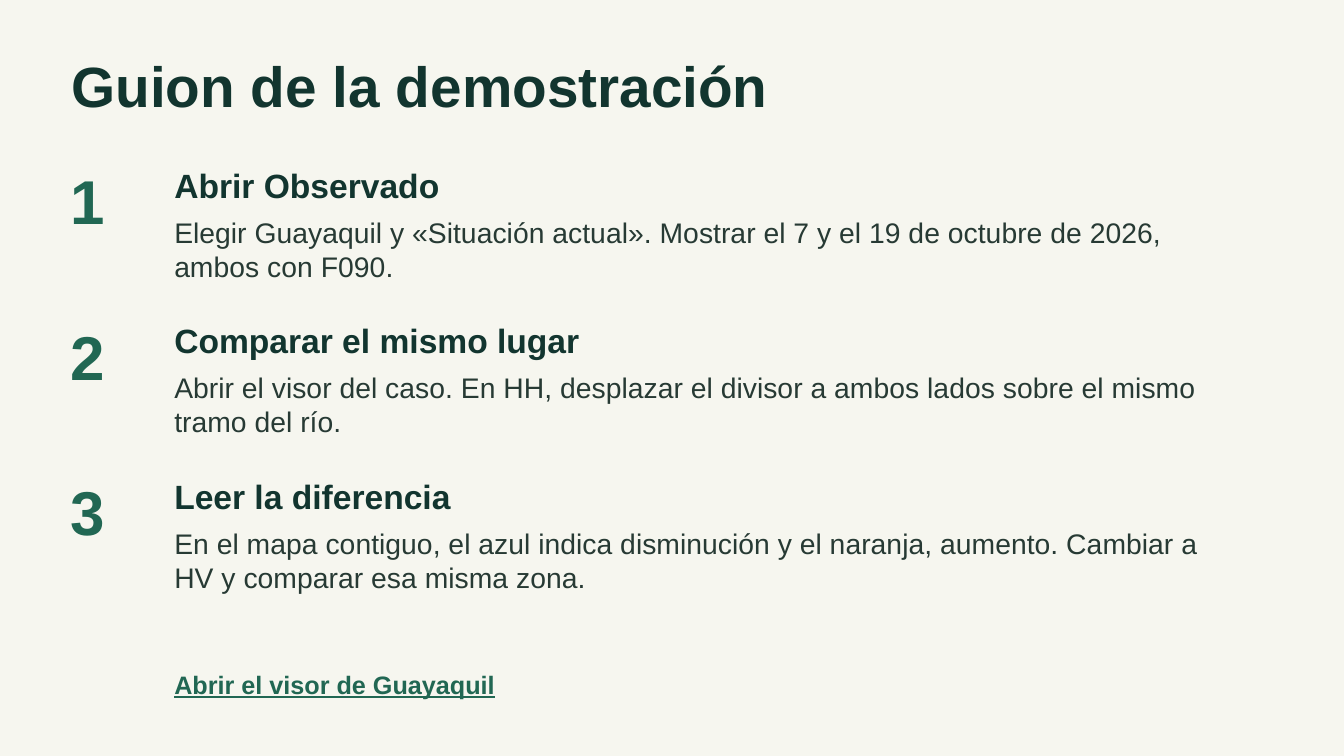
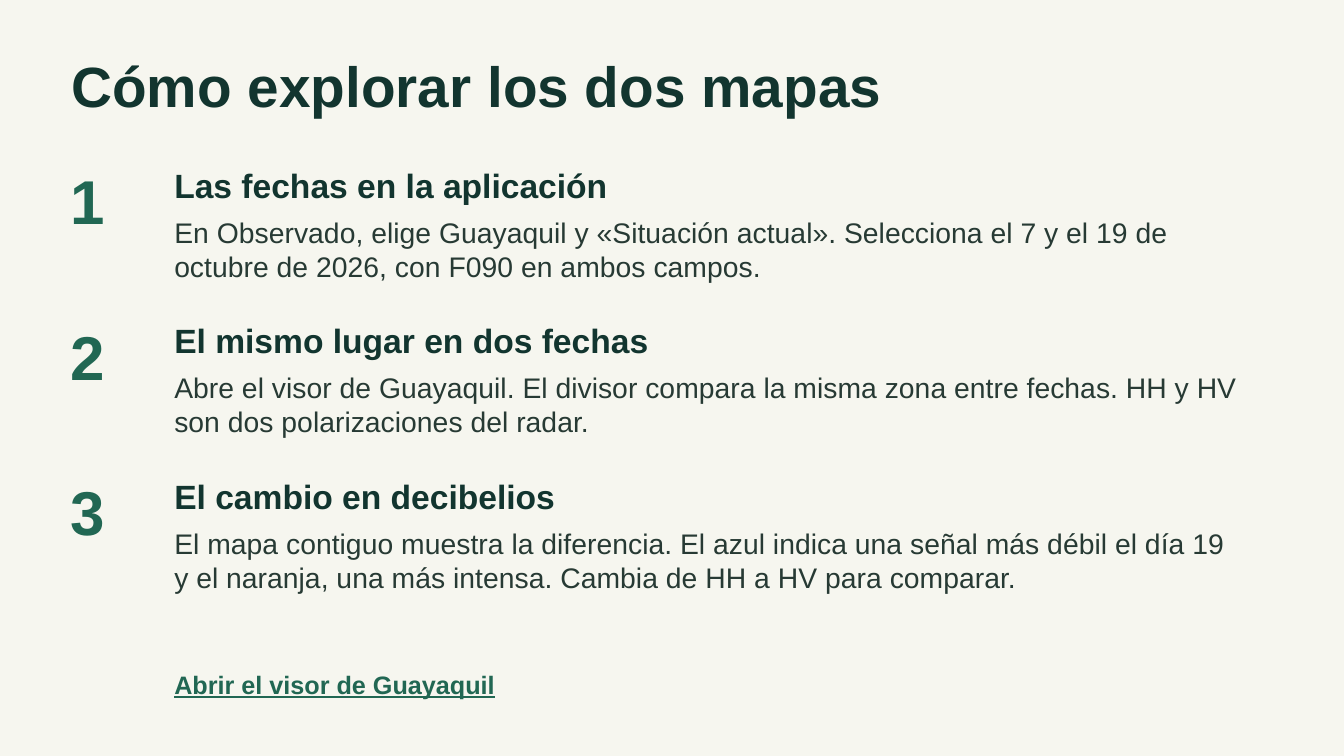
Before and after one commit to Dariuxcks/Illari, a slide deck: slide 3 of docs/demostracion/ILLARI_guia_demostracion.pptx. Drawn at 1344x756 pixels with LibreOffice and Linux fonts; fonts in the diff are those of the drawing. Boxes give left, top, right and bottom in pixels: in the first picture for what was removed or moved away, otherwise in the second. Text is boxed around its words. In the diff, an @@ line names an element or a change of style, - is before the commit and + after.

Commit message:
docs: presentar el caso NISAR para evaluación autónoma del jurado, con PDF ilustrado y guía de uso

```diff
--- a/docs/demostracion/ILLARI_guia_demostracion.pptx
+++ b/docs/demostracion/ILLARI_guia_demostracion.pptx
@@ text at [71, 65, 882, 117]: text changed @@
-Guion de la demostración
+Cómo explorar los dos mapas
@@ text at [174, 173, 607, 205]: text changed @@
-Abrir Observado
+Las fechas en la aplicación
@@ text at [174, 222, 1167, 283]: text changed @@
-Elegir Guayaquil y «Situación actual». Mostrar el 7 y el 19 de octubre de 2026, ambos con F090.
+En Observado, elige Guayaquil y «Situación actual». Selecciona el 7 y el 19 de octubre de 2026, con F090 en ambos campos.
@@ text at [174, 328, 648, 360]: text changed @@
-Comparar el mismo lugar
+El mismo lugar en dos fechas
@@ text at [174, 377, 1236, 438]: text changed @@
-Abrir el visor del caso. En HH, desplazar el divisor a ambos lados sobre el mismo tramo del río.
+Abre el visor de Guayaquil. El divisor compara la misma zona entre fechas. HH y HV son dos polarizaciones del radar.
@@ text at [174, 484, 555, 510]: text changed @@
-Leer la diferencia
+El cambio en decibelios
@@ text at [174, 533, 1224, 594]: text changed @@
-En el mapa contiguo, el azul indica disminución y el naranja, aumento. Cambiar a HV y comparar esa misma zona.
+El mapa contiguo muestra la diferencia. El azul indica una señal más débil el día 19 y el naranja, una más intensa. Cambia de HH a HV para comparar.
```
Also in this commit, not shown: 5 other slides changed, 5 other files.
